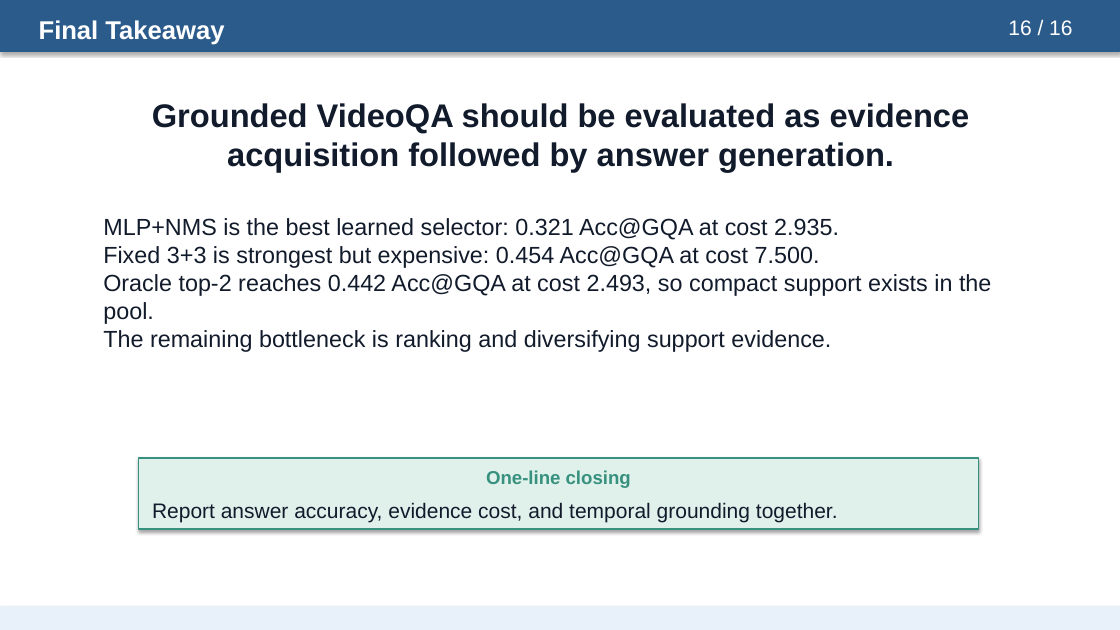
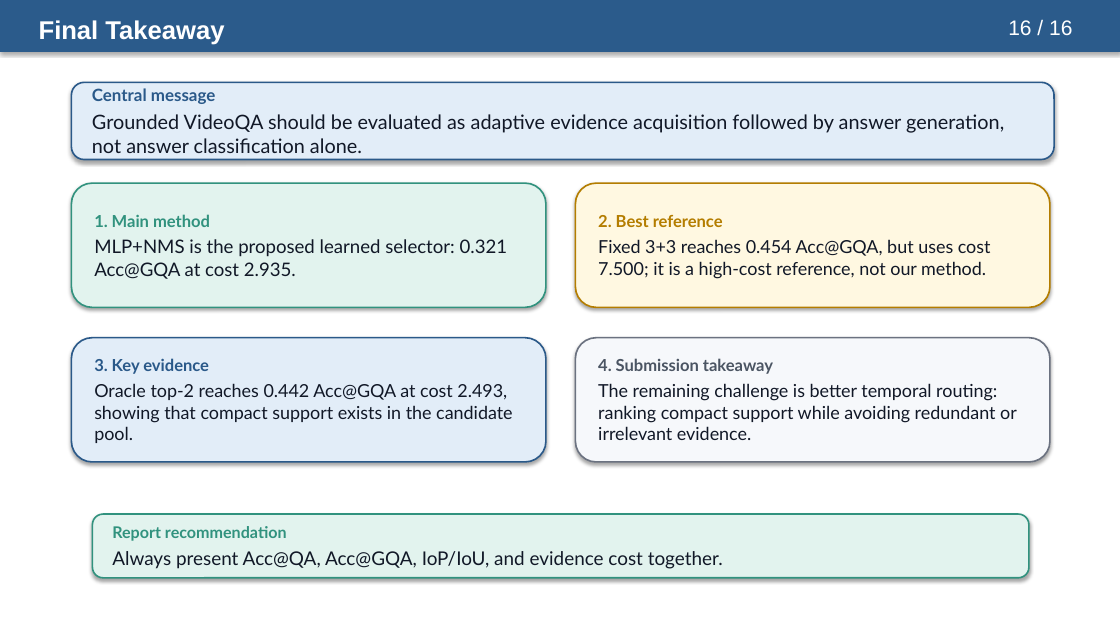
Before and after one commit to riteshthawkar/adaptive-evidence-grounded-videoqa, a slide deck: slide 16 of docs/presentation/adaptive_evidence_acquisition_grounded_videoqa_presentation.pptx. Drawn at 1120x630 pixels with LibreOffice and Linux fonts; fonts in the diff are those of the drawing. Boxes give left, top, right and bottom in pixels: in the first picture for what was removed or moved away, otherwise in the second. Text is boxed around its words. In the diff, an @@ line names an element or a change of style, - is before the commit and + after.

Commit message:
Polish presentation layout and closing slide

```diff
--- a/docs/presentation/adaptive_evidence_acquisition_grounded_videoqa_presentation.pptx
+++ b/docs/presentation/adaptive_evidence_acquisition_grounded_videoqa_presentation.pptx
@@ rounded rectangle "Central message": place and size @@
-rounded rectangle "Central message" at bbox=[152, 103, 970, 172]
+rounded rectangle "Central message" at bbox=[71, 82, 1054, 160]
@@ rounded rectangle "Central message" at bbox=[71, 82, 1054, 160]: vertical alignment top to middle; fill none to #E2EDF8; outline none to #2A5989 1.4 pt; shadow on @@
@@ text in rounded rectangle at bbox=[92, 88, 1004, 153]: text changed; size 28 to 17 pt; font Arial to Lato; text colour #121B2B to #111827; bold off @@
-Grounded VideoQA should be evaluated as evidence acquisition followed by answer generation.
+Central message
+Grounded VideoQA should be evaluated as adaptive evidence acquisition followed by answer generation, not answer classification alone.
@@ rounded rectangle added at bbox=[71, 183, 546, 308], fill #E2F3EE, outline #31927E 1.4 pt, 16 pt, text #111827 @@
+1. Main method
+MLP+NMS is the proposed learned selector: 0.321 Acc@GQA at cost 2.935.
@@ rounded rectangle added at bbox=[576, 183, 1050, 308], fill #FFF8E1, outline #B47D00 1.4 pt, 15.4 pt, text #111827 @@
+2. Best reference
+Fixed 3+3 reaches 0.454 Acc@GQA, but uses cost 7.500; it is a high-cost reference, not our method.
@@ text removed at bbox=[103, 218, 991, 352] @@
-MLP+NMS is the best learned selector: 0.321 Acc@GQA at cost 2.935.
-Fixed 3+3 is strongest but expensive: 0.454 Acc@GQA at cost 7.500.
-Oracle top-2 reaches 0.442 Acc@GQA at cost 2.493, so compact support exists in the pool.
-The remaining bottleneck is ranking and diversifying support evidence.
@@ rounded rectangle added at bbox=[71, 338, 546, 462], fill #E2EDF8, outline #2A5989 1.4 pt, 15.4 pt, text #111827 @@
+3. Key evidence
+Oracle top-2 reaches 0.442 Acc@GQA at cost 2.493, showing that compact support exists in the candidate pool.
@@ rounded rectangle added at bbox=[576, 338, 1050, 462], fill #F6F8FB, outline #6B7280 1.4 pt, 15.4 pt, text #111827 @@
+4. Submission takeaway
+The remaining challenge is better temporal routing: ranking compact support while avoiding redundant or irrelevant evidence.
@@ rectangle removed at bbox=[139, 458, 979, 529] @@
-One-line closing
-Report answer accuracy, evidence cost, and temporal grounding together.
@@ rounded rectangle added at bbox=[92, 514, 1029, 578], fill #E2F3EE, outline #31927E 1.4 pt, 16.2 pt, text #111827 @@
+Report recommendation
+Always present Acc@QA, Acc@GQA, IoP/IoU, and evidence cost together.
@@ rectangle removed at bbox=[0, 607, 1120, 630] @@
```
Also in this commit, not shown: 15 other slides changed.
